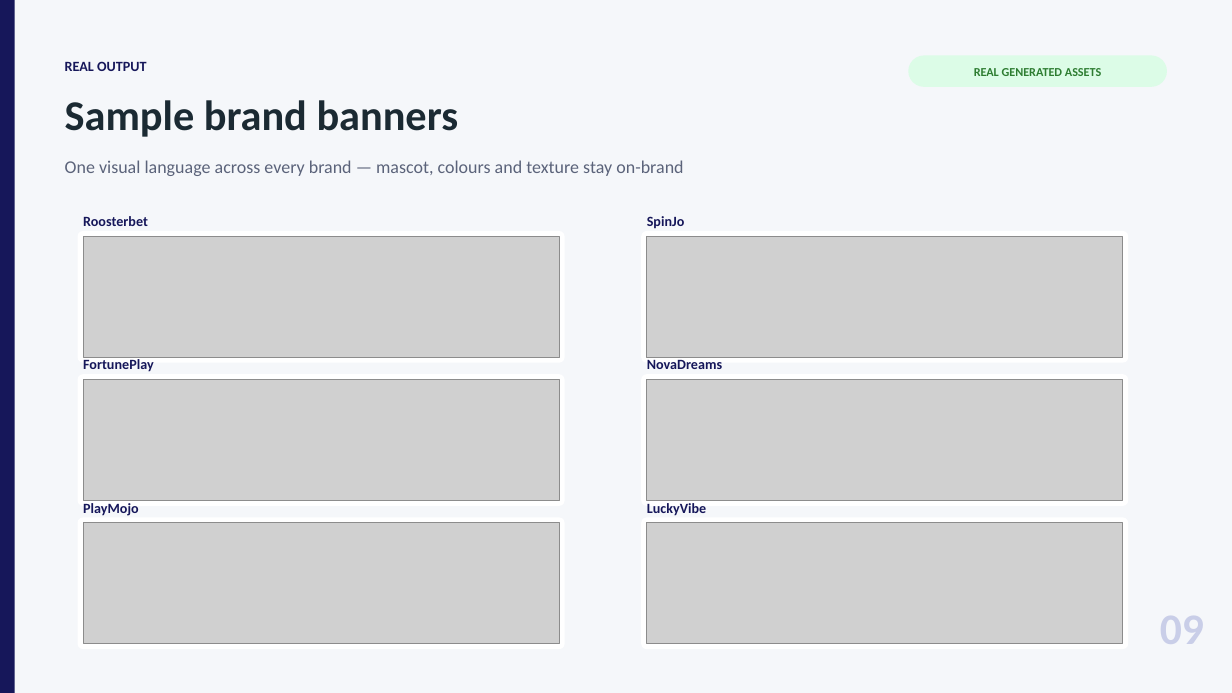
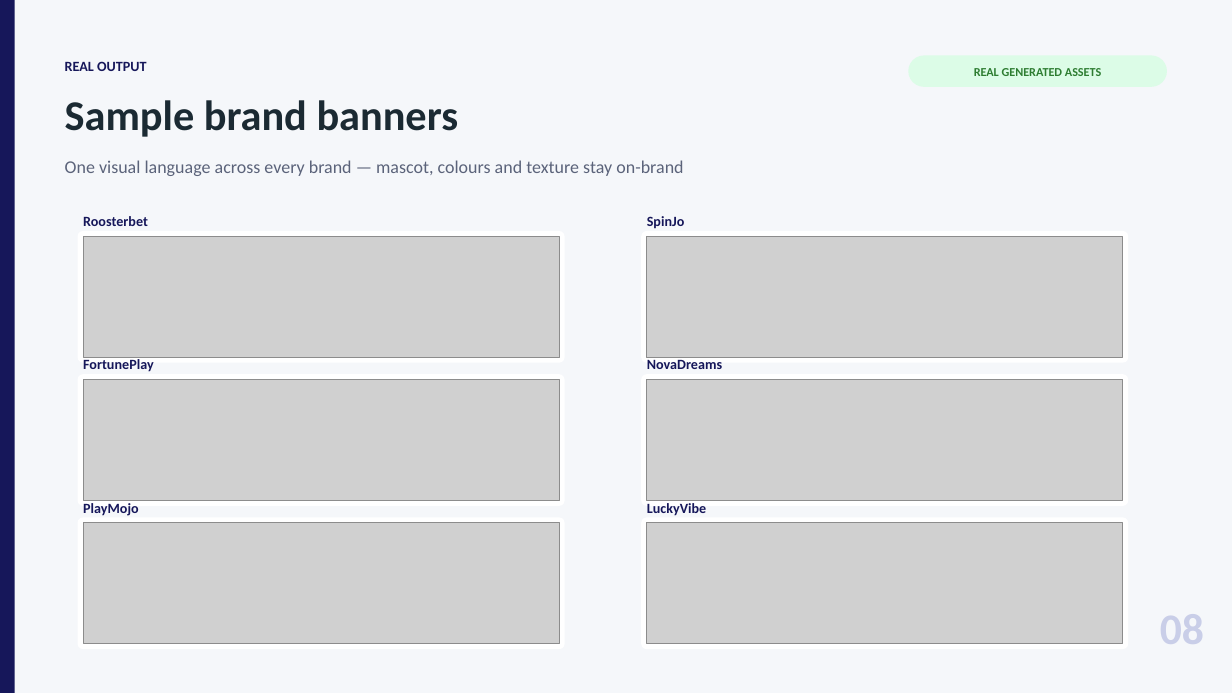
Before and after one commit to Optinet-Solutions-AI/Prompt-Generator, a slide deck: slide 8 of PromptGenerator_Overview.pptx (slide 9 before the commit). Drawn at 1232x693 pixels with LibreOffice and Linux fonts; fonts in the diff are those of the drawing; grey boxes stand for pictures. Boxes give left, top, right and bottom in pixels: in the first picture for what was removed or moved away, otherwise in the second. Text is boxed around its words. In the diff, an @@ line names an element or a change of style, - is before the commit and + after.

```diff
--- a/PromptGenerator_Overview.pptx
+++ b/PromptGenerator_Overview.pptx
@@ text at [1160,614,1204,644]: text changed @@
-09
+08
```
Also in this commit, not shown: 9 other slides changed, 1 slide removed, 1 other file.
